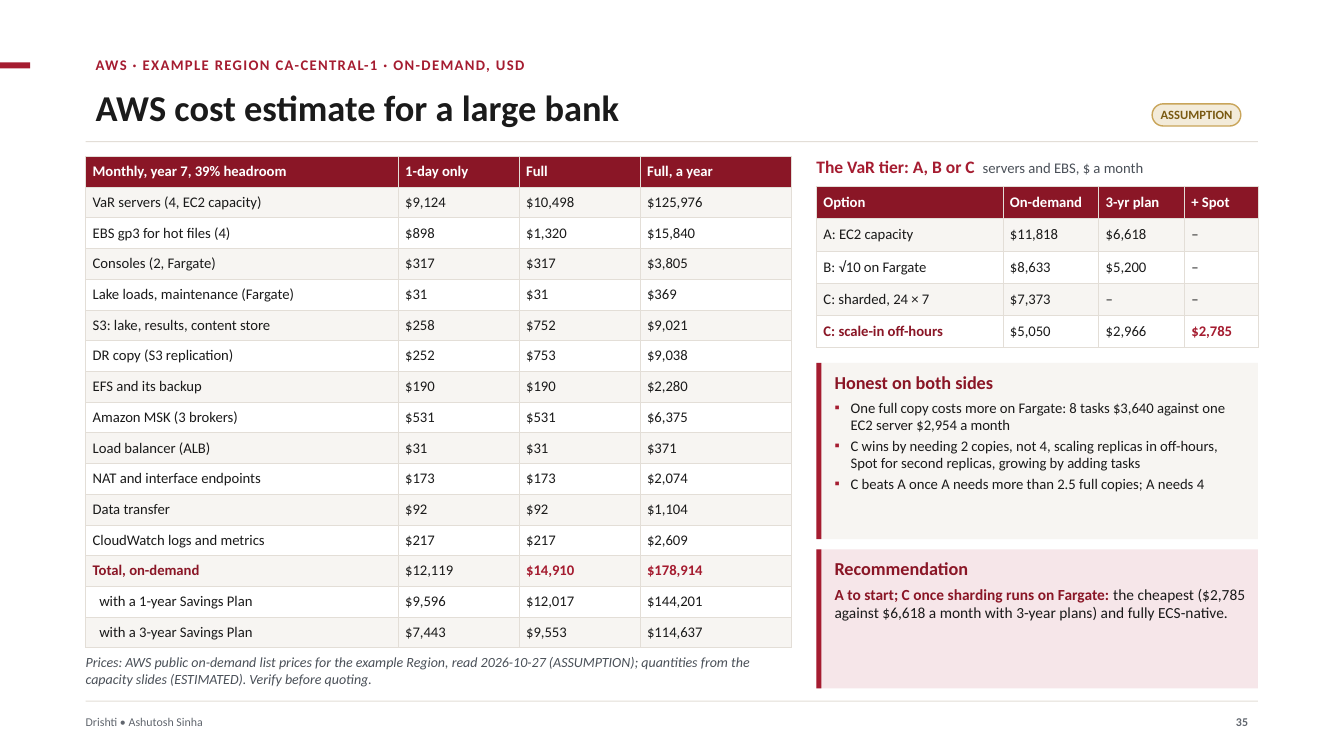
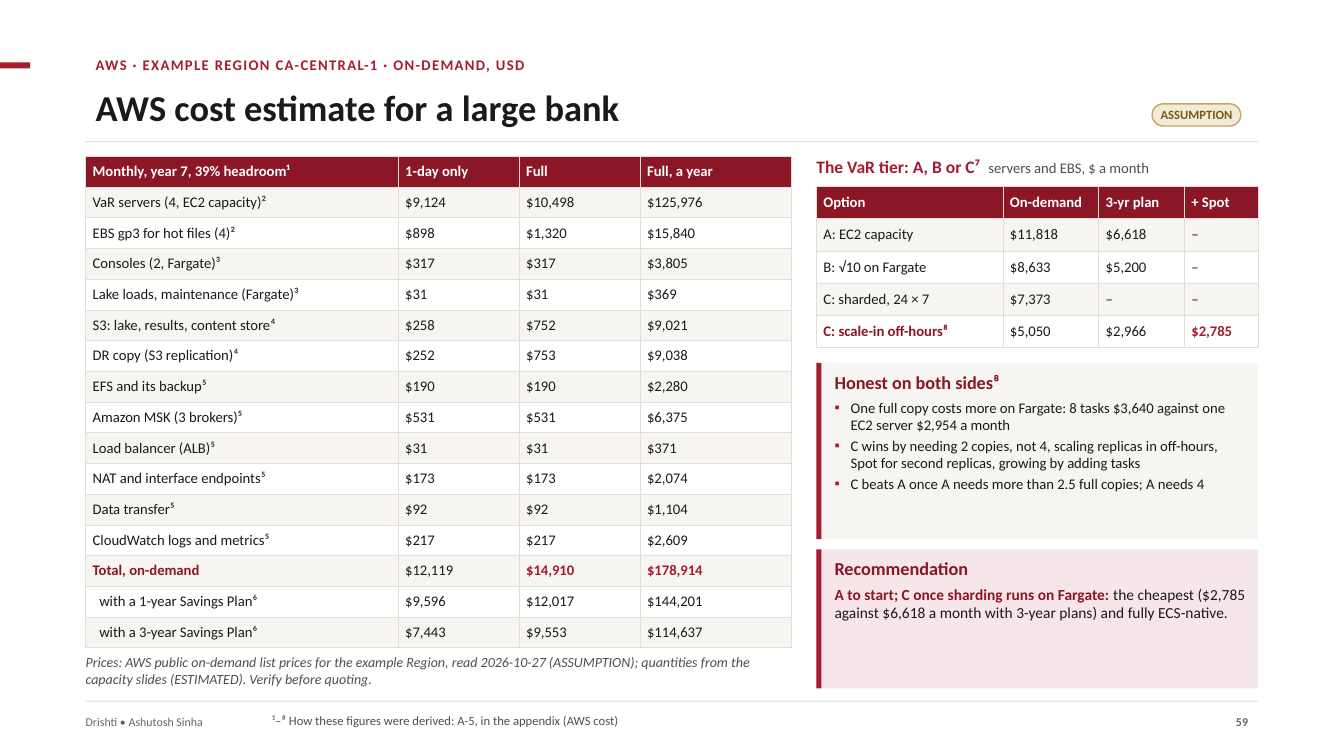
Before and after one commit to ajsinha/drishti, a slide deck: slide 59 of docs/publications/Drishti-VaR-Engine.pptx (slide 35 before the commit). Drawn at 1344x756 pixels with LibreOffice and Linux fonts; fonts in the diff are those of the drawing. Boxes give left, top, right and bottom in pixels: in the first picture for what was removed or moved away, otherwise in the second. Text is boxed around its words. In the diff, an @@ line names an element or a change of style, - is before the commit and + after.

Commit message:
Decks reorganised: one shape for every deck, the two AWS decks merged into Drishti-on-AWS, the VaR deck with the Market and World editions and one roadmap, every estimate footnoted with its derivation (figures corrected: shard owner 128 GB RAM and a 36 GB heap, 330-650 req/s); EXPOSURE_GUIDE 27.3's seven-year path storage is about 130 TB

```diff
--- a/docs/publications/Drishti-VaR-Engine.pptx
+++ b/docs/publications/Drishti-VaR-Engine.pptx
@@ table at box(86, 156, 791, 648) @@
-row 1, column 1: Monthly, year 7, 39% headroom
+row 1, column 1: Monthly, year 7, 39% headroom¹
-row 2, column 1: VaR servers (4, EC2 capacity)
+row 2, column 1: VaR servers (4, EC2 capacity)²
-row 3, column 1: EBS gp3 for hot files (4)
+row 3, column 1: EBS gp3 for hot files (4)²
-row 4, column 1: Consoles (2, Fargate)
+row 4, column 1: Consoles (2, Fargate)³
-row 5, column 1: Lake loads, maintenance (Fargate)
+row 5, column 1: Lake loads, maintenance (Fargate)³
-row 6, column 1: S3: lake, results, content store
+row 6, column 1: S3: lake, results, content store⁴
-row 7, column 1: DR copy (S3 replication)
+row 7, column 1: DR copy (S3 replication)⁴
-row 8, column 1: EFS and its backup
+row 8, column 1: EFS and its backup⁵
-row 9, column 1: Amazon MSK (3 brokers)
+row 9, column 1: Amazon MSK (3 brokers)⁵
-row 10, column 1: Load balancer (ALB)
+row 10, column 1: Load balancer (ALB)⁵
-row 11, column 1: NAT and interface endpoints
+row 11, column 1: NAT and interface endpoints⁵
-row 12, column 1: Data transfer
+row 12, column 1: Data transfer⁵
-row 13, column 1: CloudWatch logs and metrics
+row 13, column 1: CloudWatch logs and metrics⁵
-row 15, column 1: with a 1-year Savings Plan
+row 15, column 1: with a 1-year Savings Plan⁶
-row 16, column 1: with a 3-year Savings Plan
+row 16, column 1: with a 3-year Savings Plan⁶
@@ text at box(816, 159, 1148, 175): text changed @@
-The VaR tier: A, B or C servers and EBS, $ a month
+The VaR tier: A, B or C⁷ servers and EBS, $ a month
@@ table at box(817, 187, 1258, 348) @@
-row 5, column 1: C: scale-in off-hours
+row 5, column 1: C: scale-in off-hours⁸
@@ text at box(835, 375, 999, 389): text changed @@
-Honest on both sides
+Honest on both sides⁸
@@ text added at box(272, 715, 618, 727), 9 pt, text #4A5058 @@
+¹–⁸ How these figures were derived: A-5, in the appendix (AWS cost)
@@ page number at box(1236, 718, 1248, 726): text changed @@
-35
+59
```
Also in this commit, not shown: 33 other slides changed, 14 slides added, 4 slides removed, 13 other files.
